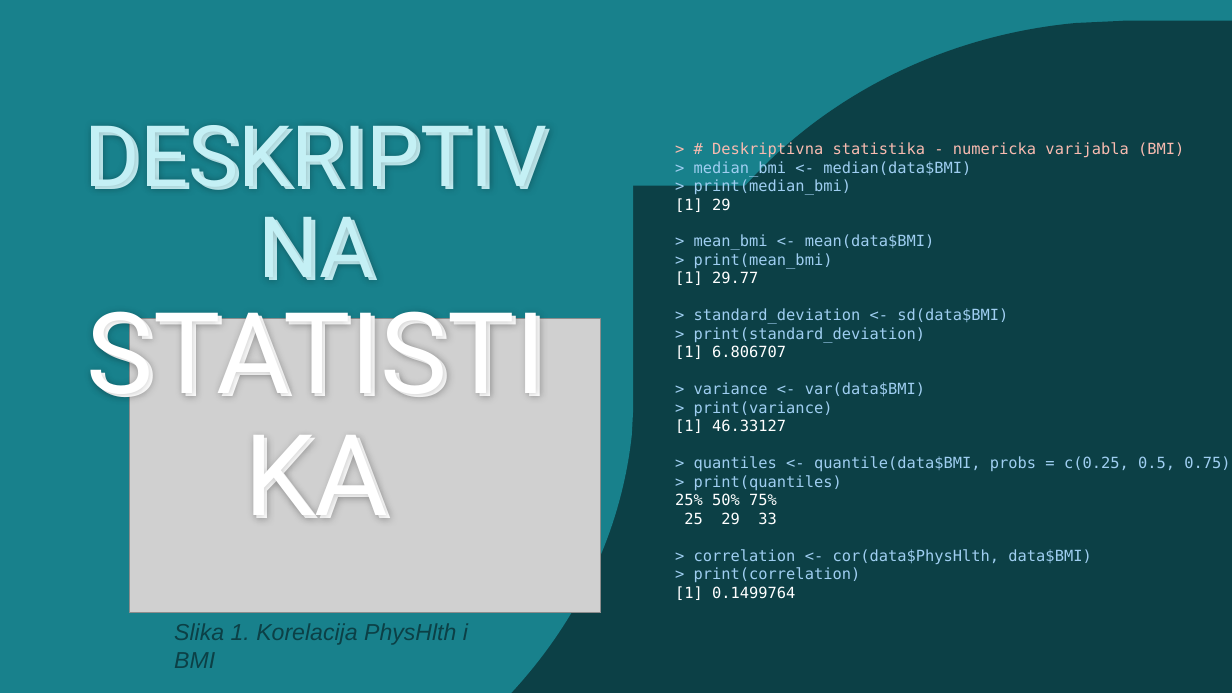
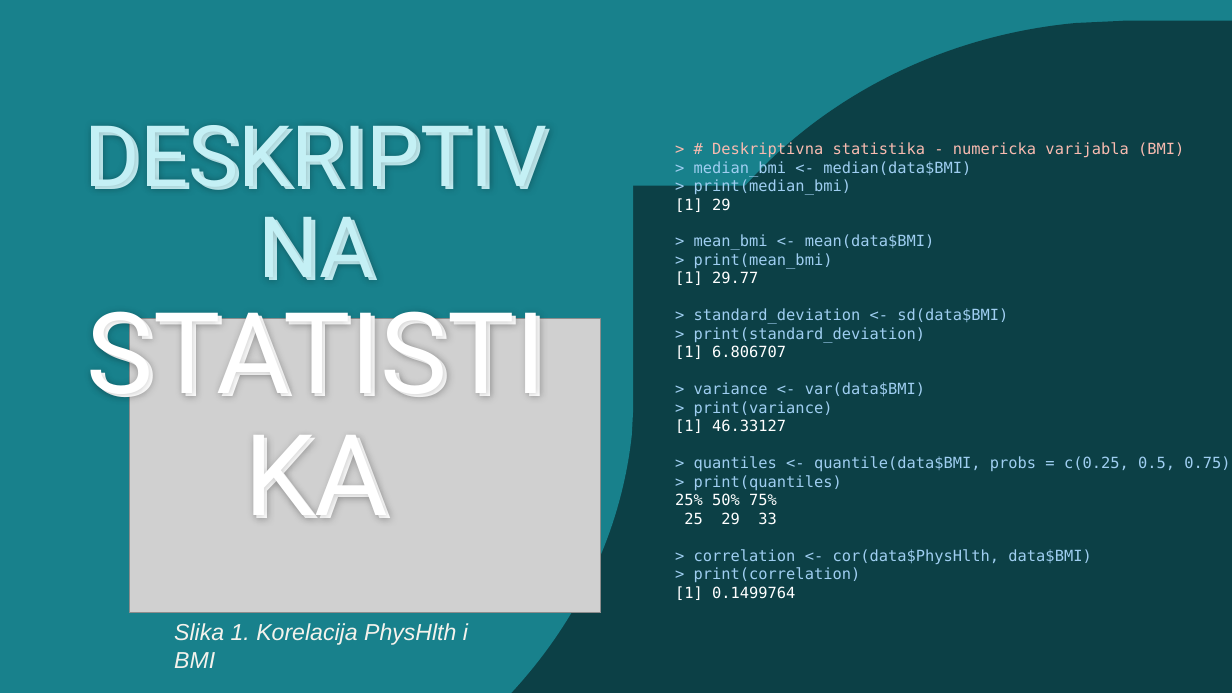
Before and after one commit to jfletcher20/diabetes-health-indicators-analysis, a slide deck: slide 6 of documentation/documentation.pptx. Drawn at 1232x693 pixels with LibreOffice and Linux fonts; fonts in the diff are those of the drawing; grey boxes stand for pictures. Boxes give left, top, right and bottom in pixels: in the first picture for what was removed or moved away, otherwise in the second. Text is boxed around its words. In the diff, an @@ line names an element or a change of style, - is before the commit and + after.

```diff
--- a/documentation/documentation.pptx
+++ b/documentation/documentation.pptx
@@ text "Slika 1. Korelacija PhysHlth i ..." at <box>174,623,468,668</box>: text colour #0C4046 to #F4F2EC @@
```
Also in this commit, not shown: 10 other slides changed, 1 slide added.
